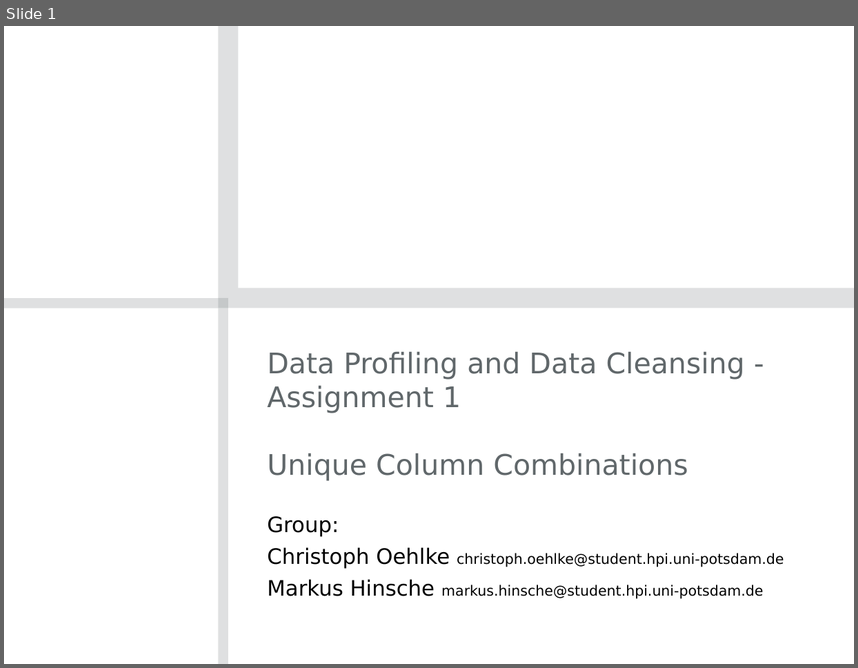
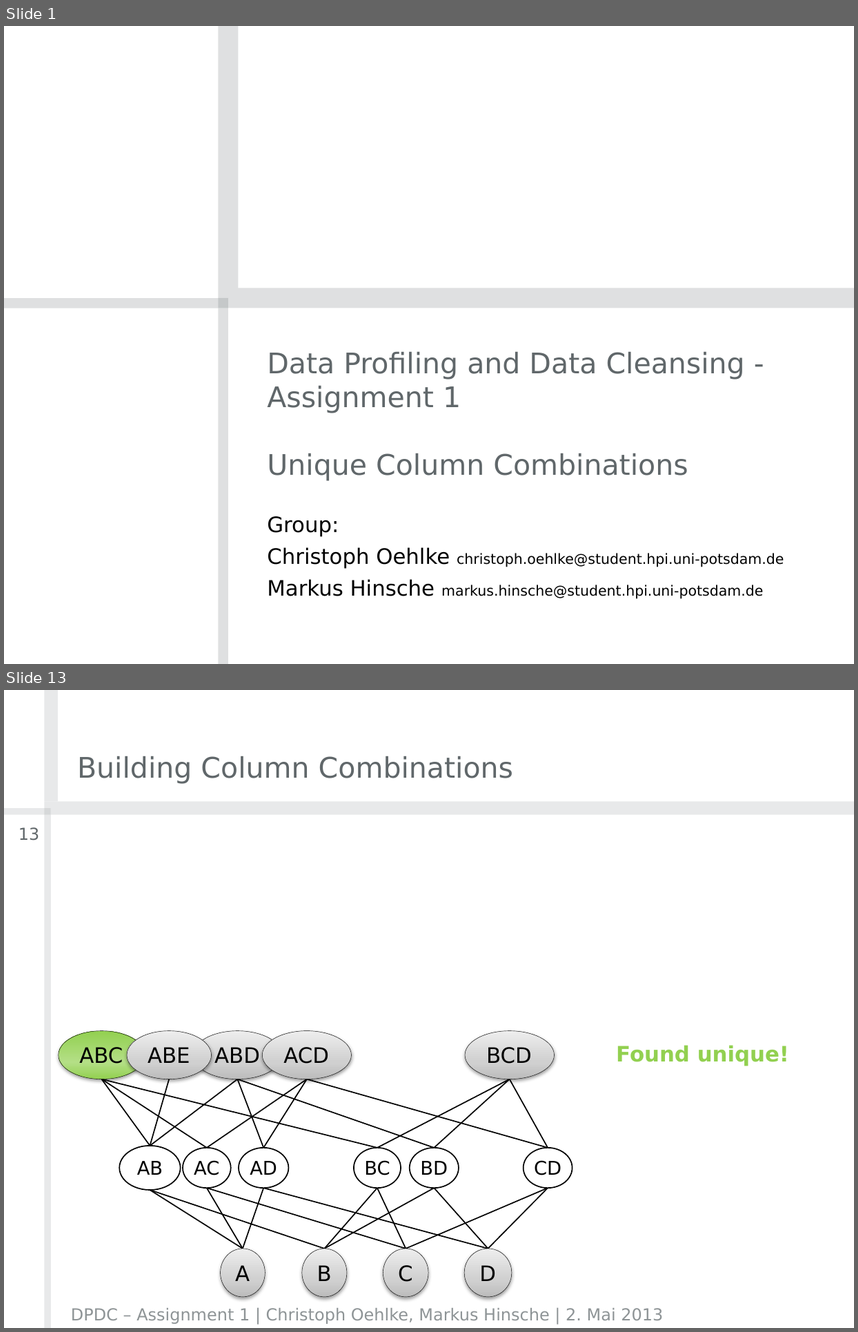
Before and after one commit to crizzy/dpdc-exercises, a slide deck: exercise1/DPDCAssignment1ChristophOehlkeMarkusHinsche.pptx. Shown one above the other, each under a label of ours: slide 1 before the commit, slides 1 and 13 after it; the slides between them are not shown. The pictures are 858x668 and 858x1332 pixels, drawn with LibreOffice and Linux fonts; fonts in the diff are those of the drawing; background and template pictures are left out. Boxes give left, top, right and bottom in pixels: in the first picture for what was removed or moved away, otherwise in the second. Text is boxed around its words. In the diff, an @@ line names an element or a change of style, - is before the commit and + after.

```diff
--- a/exercise1/DPDCAssignment1ChristophOehlkeMarkusHinsche.pptx
+++ b/exercise1/DPDCAssignment1ChristophOehlkeMarkusHinsche.pptx
@@ slide 13 added at (4,690,854,1328), background #FFFFFF @@
@@ title added at (77,756,513,784), 24 pt, text #60676A @@
+Building Column Combinations
@@ group added at (4,690,854,1328): 4 rectangles @@
@@ page number added at (18,827,40,840), 14 pt, text #60676A @@
+13
@@ group added at (59,1031,573,1297): 25 lines, 15 ellipses @@
+A
+B
+C
+D
+AB
+AC
+AD
+BC
+BD
+CD
+ABC
+ABD
+ABE
+ACD
+BCD
@@ text added at (616,1045,789,1066), 18 pt, text #92D050, bold @@
+Found unique!
@@ text added at (71,1308,663,1323), 14 pt, text #8E9496 @@
+DPDC – Assignment 1 | Christoph Oehlke, Markus Hinsche | 2. Mai 2013
```
Also in this commit, not shown: 10 slides changed, 3 other slides added.
